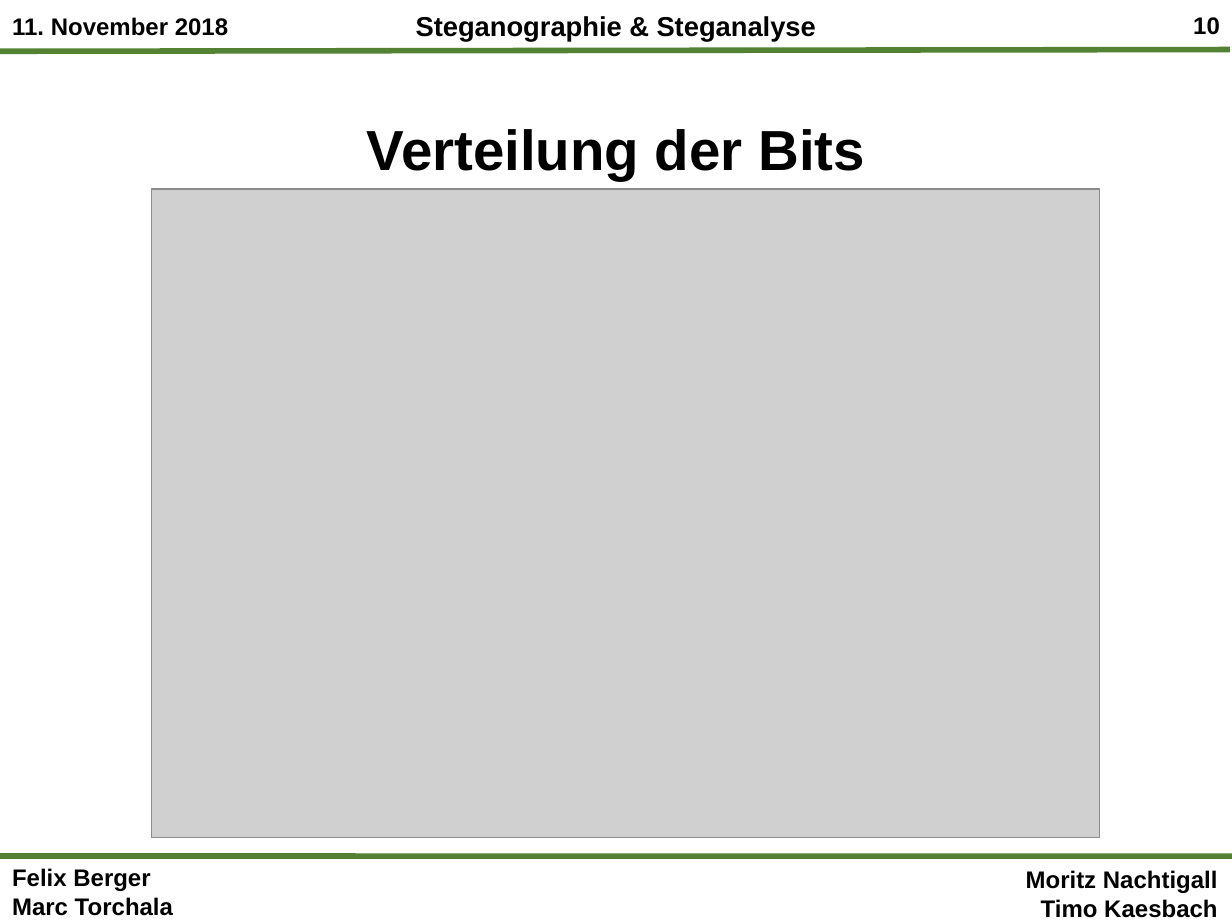
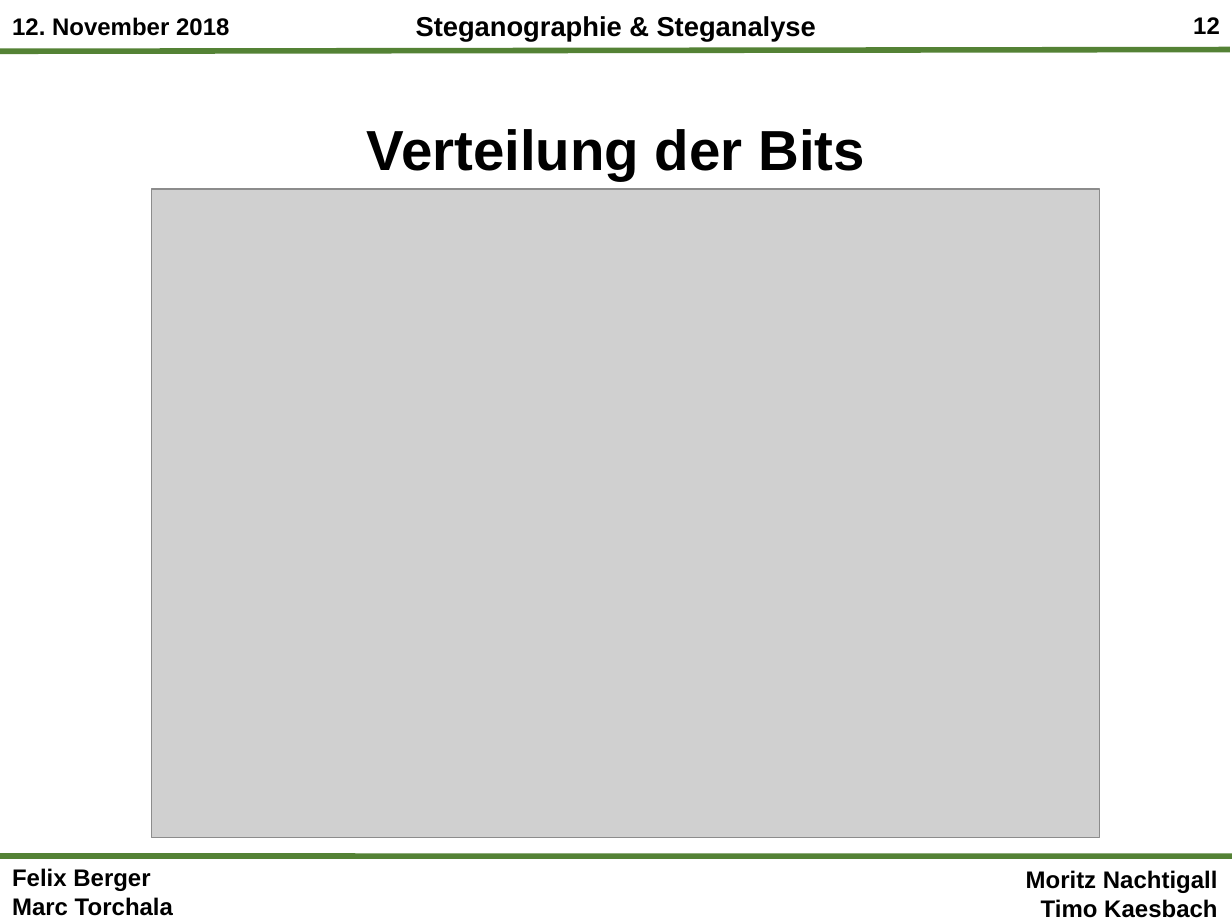
Before and after one commit to mtorchala/SteganographieSteganalyse, a slide deck: slide 12 of Präsentationen/folien_timo.pptx (slide 10 before the commit). Drawn at 1232x924 pixels with LibreOffice and Linux fonts; fonts in the diff are those of the drawing; grey boxes stand for pictures; background and template pictures are left out. Boxes give left, top, right and bottom in pixels: in the first picture for what was removed or moved away, otherwise in the second. Text is boxed around its words. In the diff, an @@ line names an element or a change of style, - is before the commit and + after.

```diff
--- a/Präsentationen/folien_timo.pptx
+++ b/Präsentationen/folien_timo.pptx
@@ text at (12,17,229,36): text changed @@
-11. November 2018
+12. November 2018
@@ page number at (1193,17,1220,34): text changed @@
-10
+12
```
Also in this commit, not shown: 8 other slides changed, 12 slides added, 1 slide removed, 21 other files.
